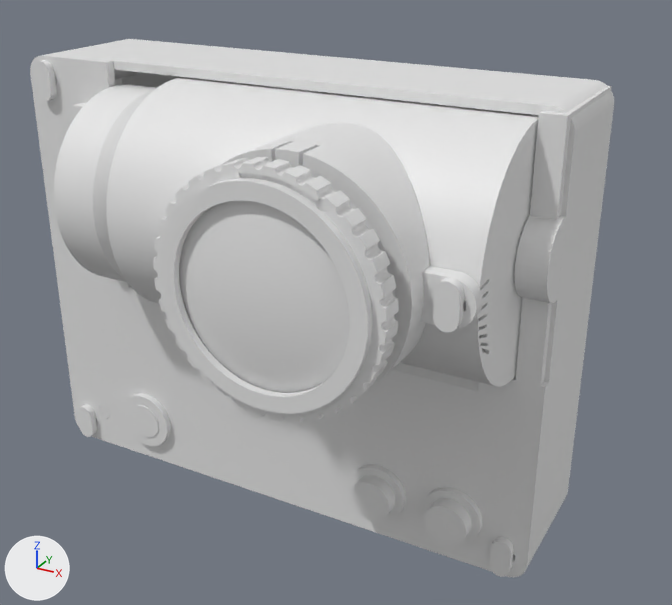
Before and after pictures for a commit that changed the glTF model docs/models/clock.glb.
Both versions are drawn from a 50 mm lens placed at (140.0, -259.0, 113.0), pointed at (14.0, -30.0, -2.0). Every picture has the same lights, and +X, +Y and +Z are marked at lower left. The first picture is the older version.

In view in the first picture: 'barrel', 'base', 'end_cap', 'lens_cap', 'lens_mount', 'lid', 'pins_asm', 'pins_barrel', 'ref_alarmbtns__black', 'ref_alarmbtns__led_green', 'ref_lens__glass', 'sleeve' and 3 more.
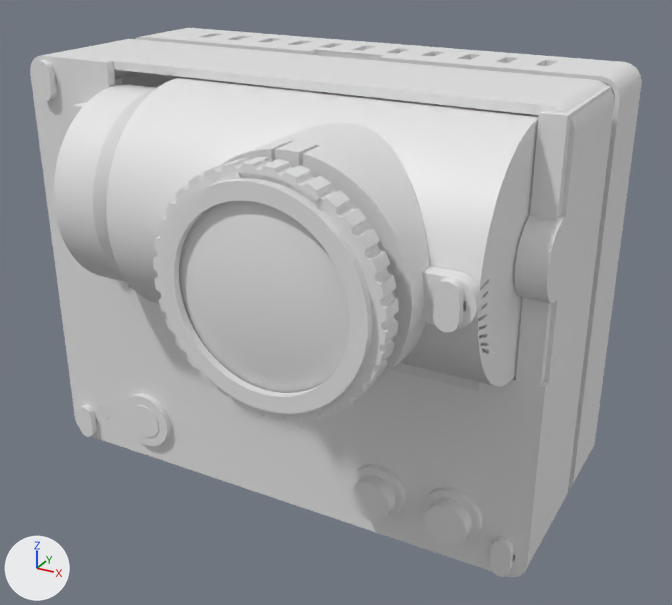
Pixel boxes (x1, y1, x2, y2) of what changed, in the pictures (672 x 605 px):
'batt_base', added: after (136, 28, 642, 490)

Diff of the bpy script that builds the scene:
```diff
--- a/docs/models/clock.glb.py
+++ b/docs/models/clock.glb.py
@@ me_batt_base @@
+me_batt_base.from_pydata(...)  # 722 vertices, 1488 faces; spans x -85.0..85.0, y 0.0..27.0, z -68.0..68.0
@@ ob_batt_base @@
+ob_batt_base = bpy.data.objects.new('batt_base', me_batt_base)
+ob_batt_base.location = (0.0, 0.0, 0.0)
```
